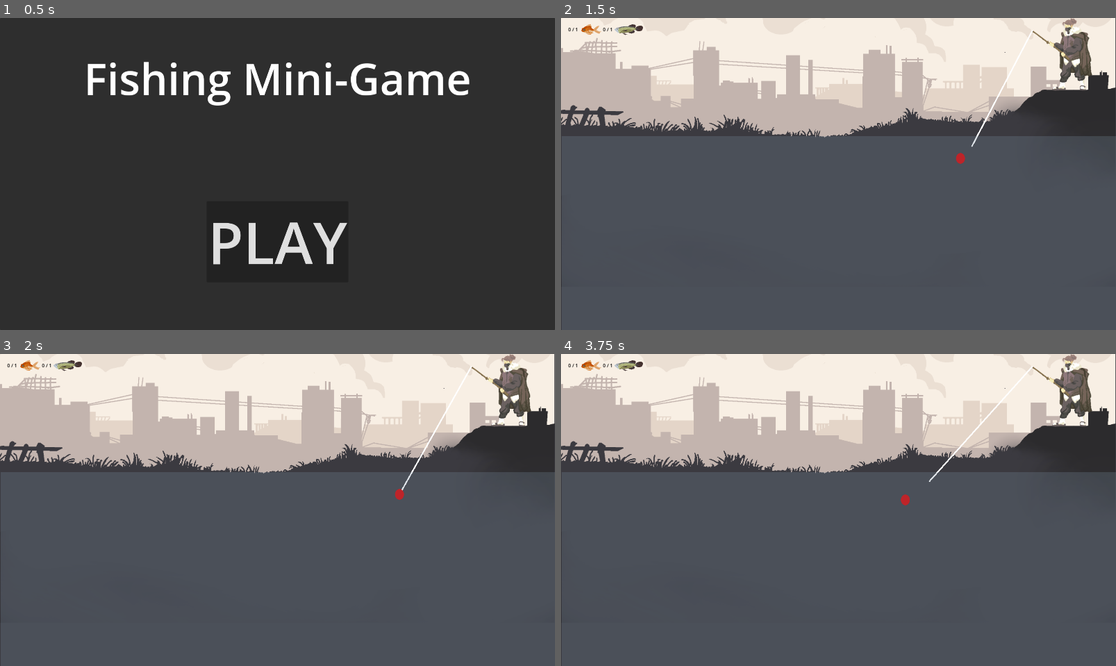
Above: before the commit, frames 1-4 (two rows, left to right).
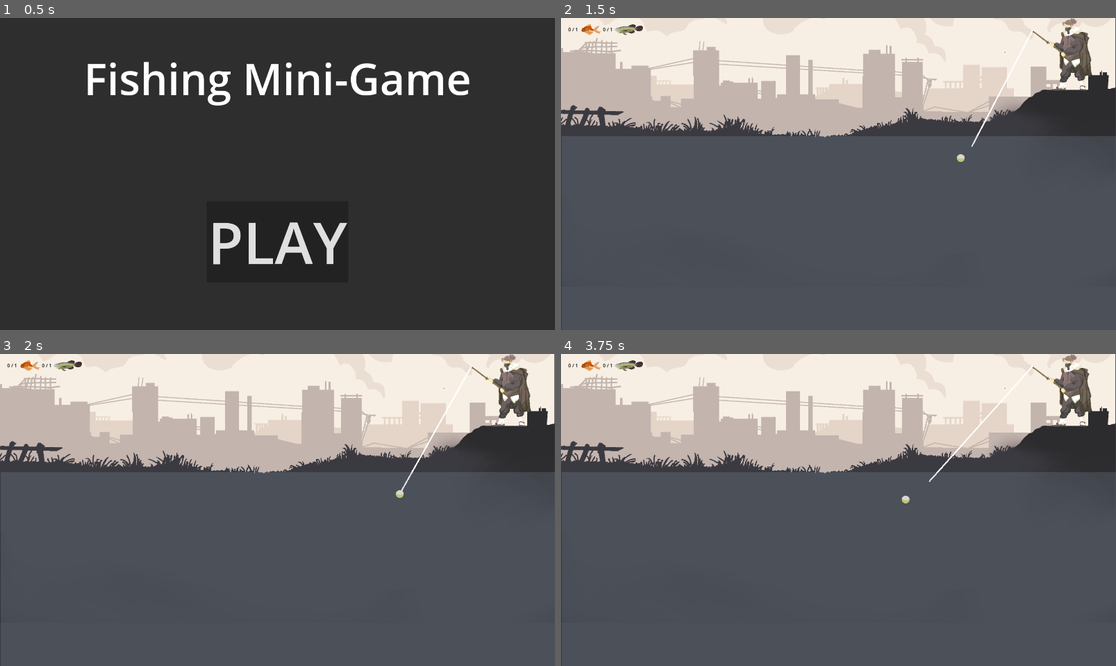
Above: after the commit, the same moments.

Repository: RajwolChapagain/Fishing-Mini-Game
Game: Godot game, scene res://main.tscn
The game is run twice, just before and just after one commit, with the same random seed, the same clock (stepped at 60 frames per second) and the same inputs.
Inputs (mouse positions are in pixels of both pictures, inside the frame that each line leads up to):
- Up to frame 1 (0.5 s): no input
- Up to frame 2 (1.5 s): click "PLAY" at 0.5 s; tap Enter at 1.25 s; move the mouse to (960, 158) at 1.27 s; press the mouse at (960, 158) at 1.28 s
- Up to frame 3 (2 s): no input
- Up to frame 4 (3.75 s): tap Space at 2, 3.5 s; move the mouse to (727, 525) at 2.02 s; release the mouse at (727, 525) at 2.03 s; click (727, 525) at 2.1 s; tap Enter at 2.75 s; move the mouse to (894, 441) at 2.77 s; press the mouse at (894, 441) at 2.78 s; move the mouse to (810, 572) at 3.52 s; release the mouse at (810, 572) at 3.53 s; click (810, 572) at 3.6 s

Frame 1 is identical in both runs. In frame 2, less than 0.1% of the frame differs, in the area x 71-73%, y 43-47%; in frame 3, less than 0.1%; in frame 4, less than 0.1%.

Commit message:
Implement new bobber sprite

Diff:
--- a/fisherman/fisherman.tscn
+++ b/fisherman/fisherman.tscn
@@ -3,8 +3,8 @@
 [ext_resource type="Texture2D" uid="uid://cqcmxgmbwt5ba" path="res://fisherman/fisherman_stand.png" id="1_xcn7o"]
 [ext_resource type="Script" path="res://fisherman/fisherman.gd" id="2_7vo1l"]
 [ext_resource type="Texture2D" uid="uid://c1aehnrk5cgx4" path="res://fisherman/fisherman_cast.png" id="3_cqskg"]
-[ext_resource type="Texture2D" uid="uid://73joyn7u5fnm" path="res://fisherman/bobber.svg" id="3_m1dq7"]
 [ext_resource type="Texture2D" uid="uid://qarx4tdy6i8o" path="res://spook_radius.svg" id="4_p7x7k"]
+[ext_resource type="Texture2D" uid="uid://dj8ani5r216ko" path="res://fisherman/bobber.png" id="4_qo6fp"]
 
 [sub_resource type="CircleShape2D" id="CircleShape2D_qbt2u"]
 radius = 19.105
@@ -28,7 +28,7 @@
 position = Vector2(117, -121)
 
 [node name="Sprite2D" type="Sprite2D" parent="Bobber"]
-texture = ExtResource("3_m1dq7")
+texture = ExtResource("4_qo6fp")
 
 [node name="CollisionShape2D" type="CollisionShape2D" parent="Bobber"]
 shape = SubResource("CircleShape2D_qbt2u")
Binary file added: fisherman/bobber.png
Not shown, added: fisherman/bobber.png.import
